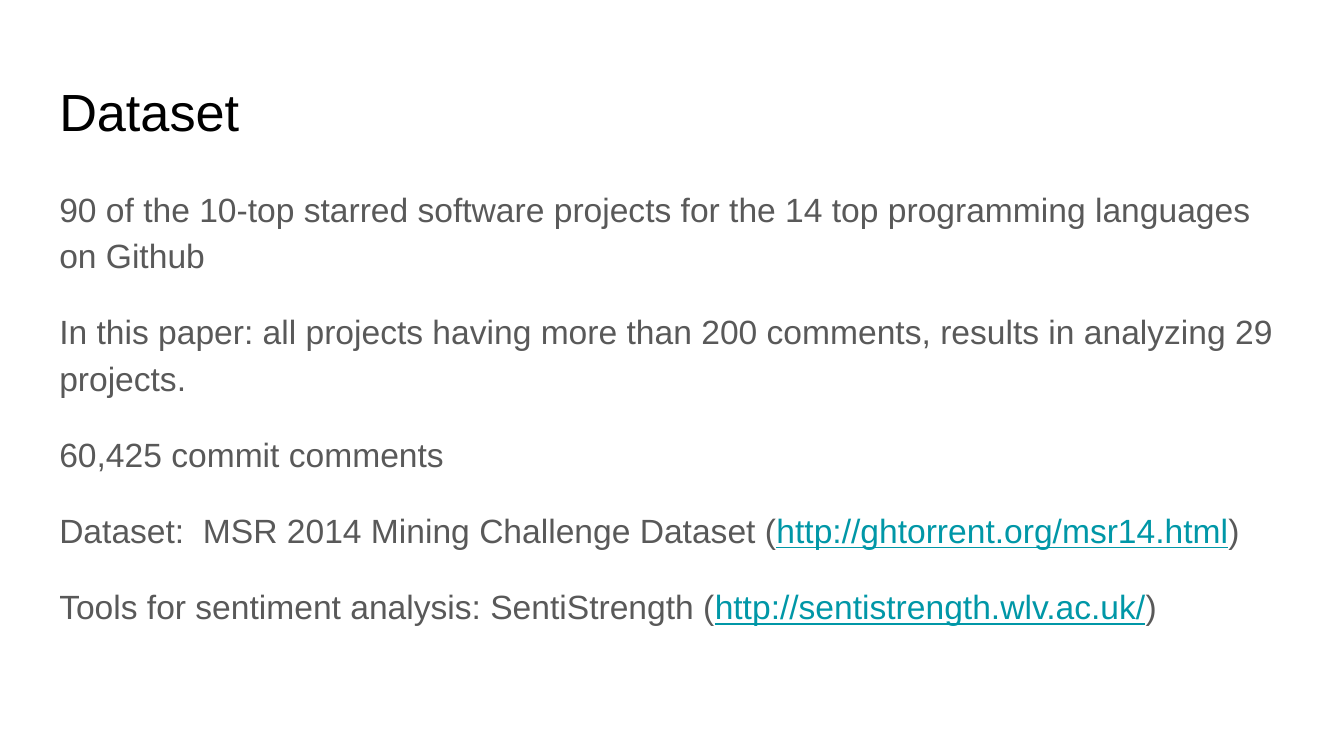
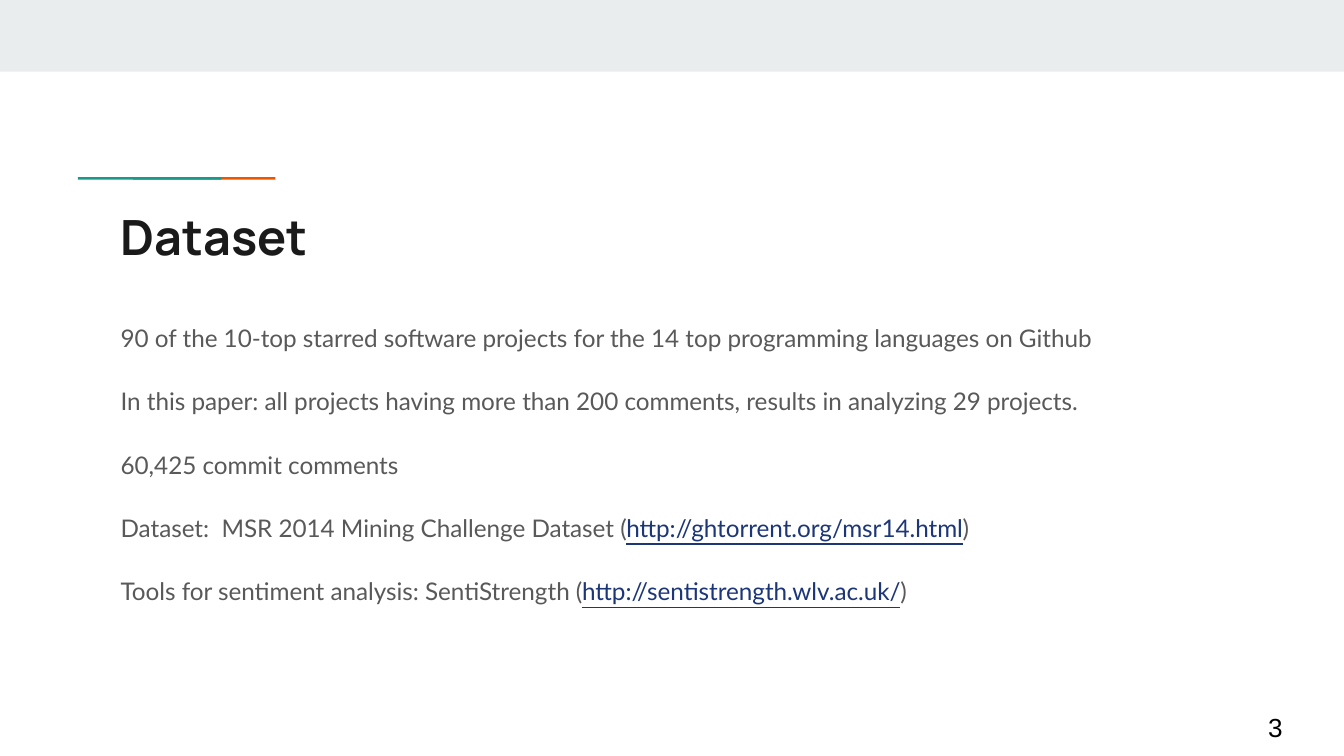
Before and after one commit to jodokae/cmput663-msr14-replic, a slide deck: slide 3 of Presentation-A1.pptx. Drawn at 1344x756 pixels with LibreOffice and Linux fonts; fonts in the diff are those of the drawing. Boxes give left, top, right and bottom in pixels: in the first picture for what was removed or moved away, otherwise in the second. Text is boxed around its words. In the diff, an @@ line names an element or a change of style, - is before the commit and + after.

```diff
--- a/Presentation-A1.pptx
+++ b/Presentation-A1.pptx
@@ rectangle added at (0, 0, 1344, 71), fill #E9EDEE @@
@@ rectangle added at (122, 175, 177, 181), fill #1A9988 @@
@@ rectangle added at (176, 175, 231, 181), fill #EB5600 @@
@@ title "Dataset": place and size @@
-title "Dataset" at (59, 95, 239, 132)
+title "Dataset" at (121, 220, 308, 256)
@@ title "Dataset" at (121, 220, 308, 256): size 28 to 26 pt, font Arial to Manrope, text colour #000000 to #1A1A1A, bold on @@
@@ text "90 of the 10-top starred ...": place and size @@
-text "90 of the 10-top starred ..." at (59, 197, 1272, 626)
+text "90 of the 10-top starred ..." at (121, 329, 1092, 605)
@@ text "90 of the 10-top starred ..." at (121, 329, 1092, 605): size 18 to 13 pt, font Arial to Lato; text colour #0097A7 to #1C3678 in "(http://ghtorrent.org/msr14.html)", "(http://sentistrength.wlv.ac.uk/)" @@
@@ page number added at (1268, 718, 1283, 738), 14 pt, text #000000 @@
+3
```
Also in this commit, not shown: 4 other slides changed, 5 slides added, 4 slides removed, 1 other file.
